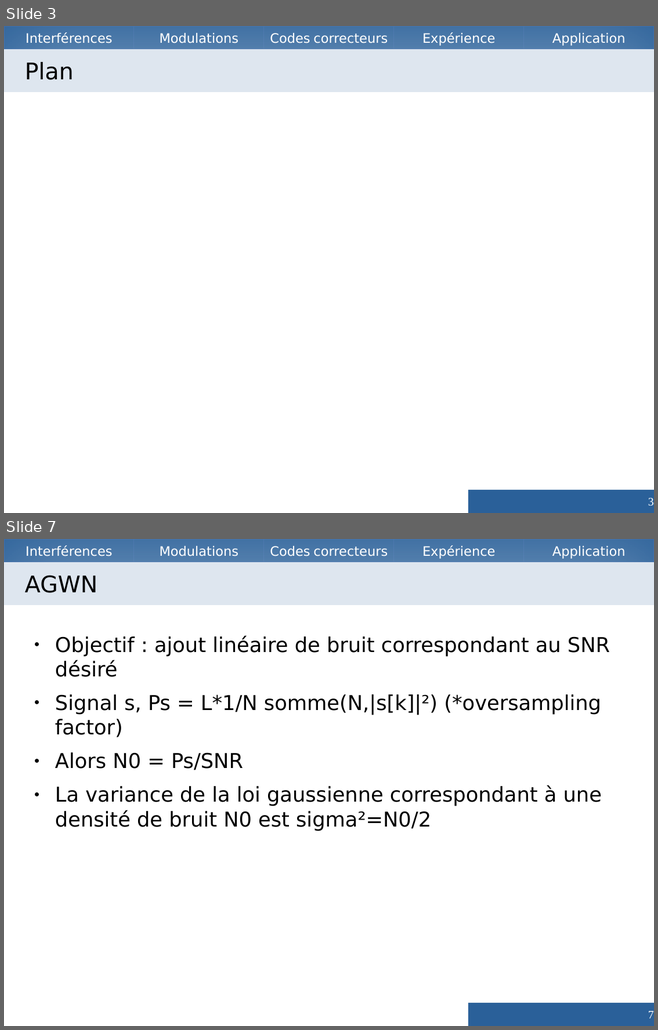
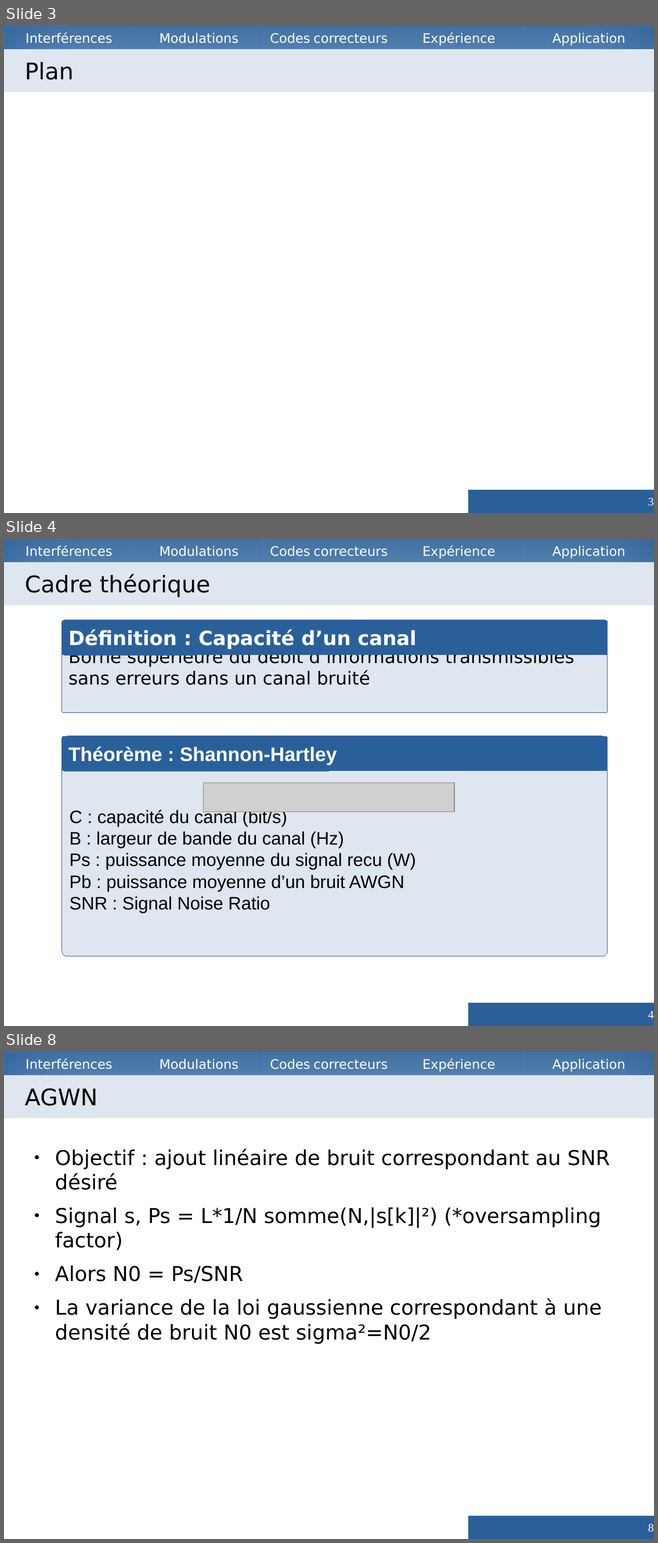
Before and after one commit to Vzrod/tipe, a slide deck: TIPE.odp. Shown one above the other, each under a label of ours: slides 3 and 7 before the commit, slides 3, 4 and 8 after it; the slides between them are not shown. The pictures are 658x1030 and 658x1543 pixels, drawn with LibreOffice and Linux fonts; fonts in the diff are those of the drawing; grey boxes stand for pictures. Boxes give left, top, right and bottom in pixels: in the first picture for what was removed or moved away, otherwise in the second. Text is boxed around its words. In the diff, an @@ line names an element or a change of style, - is before the commit and + after.

```diff
--- a/TIPE.odp
+++ b/TIPE.odp
@@ slide 4 added at (4, 539, 654, 1026), background #FFFFFF; not listed: 5 template elements that a slide beside it also shows @@
@@ title added at (4, 562, 654, 605), fill #DEE6EF, 28 pt, text #000000 @@
+Cadre théorique
@@ rounded rectangle added at (62, 620, 607, 713), fill #DEE6EF, outline #3465A4 0 pt, 22 pt, text #000000 @@
+Borne supérieure du débit d’informations transmissibles sans erreurs dans un canal bruité
@@ rounded rectangle added at (62, 620, 607, 655), fill #2A6099, outline #3465A4 0 pt, 24 pt, text #FFFFFF, bold @@
+Définition : Capacité d’un canal
@@ rounded rectangle added at (62, 736, 607, 957), fill #DEE6EF, outline #3465A4 0 pt, 22 pt, text #000000 @@
+C : capacité du canal (bit/s)
+B : largeur de bande du canal (Hz)
+Ps : puissance moyenne du signal recu (W)
+Pb : puissance moyenne d’un bruit AWGN
+SNR : Signal Noise Ratio
@@ rounded rectangle added at (62, 736, 607, 771), fill #2A6099, outline #3465A4 0 pt, 24 pt, text #FFFFFF, bold @@
+Théorème : Shannon-Hartley
@@ picture added at (204, 783, 453, 812) @@
@@ page number added at (468, 1003, 654, 1026), fill #2A6099, 14 pt, text #FFFFFF @@
+4
@@ what was slide 7 is now slide 8 @@
@@ page number at (648, 1524, 654, 1532): text changed @@
-7
+8
```
Also in this commit, not shown: 5 other slides added, 5 slides removed, 4 other files.
